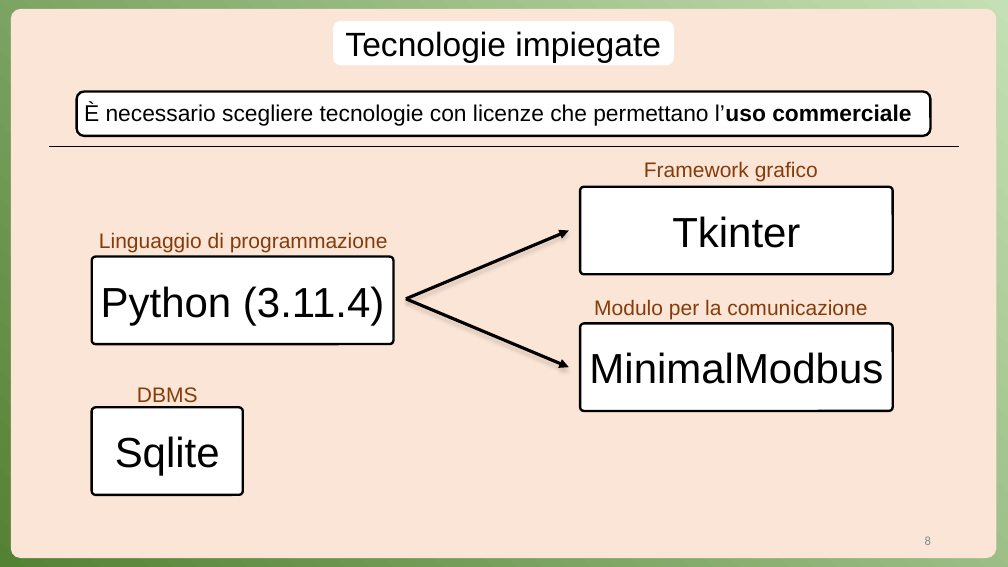
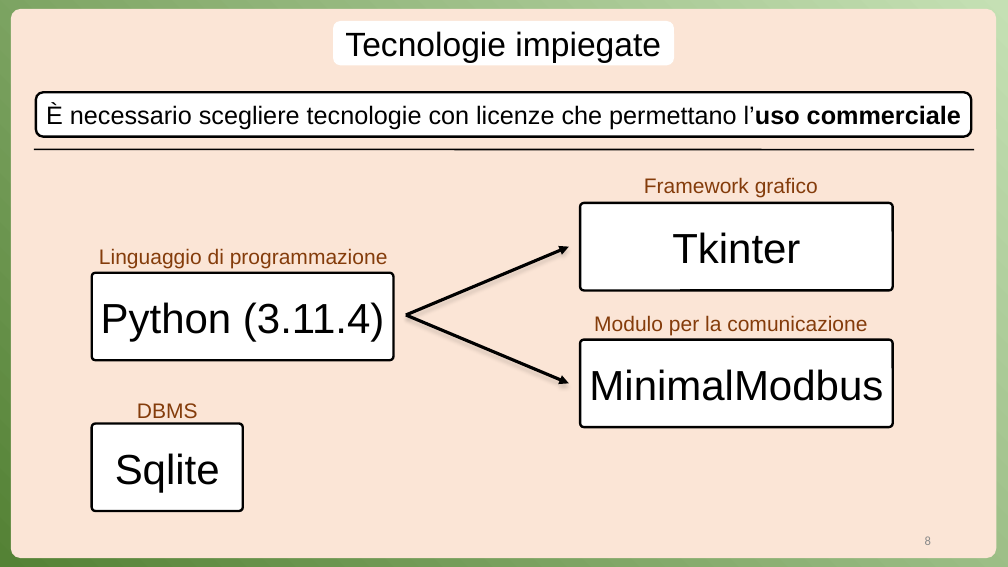
Before and after one commit to Anrighe/Tesi-Laurea-Triennale-Informatica-Unimore, a slide deck: slide 8 of Presentazione_Tesi_Triennale_Informatica_Unimore_2022_2023_Enrico_Marras_152336_v2.pptx. Drawn at 1008x567 pixels with LibreOffice and Linux fonts; fonts in the diff are those of the drawing. Boxes give left, top, right and bottom in pixels: in the first picture for what was removed or moved away, otherwise in the second. Text is boxed around its words. In the diff, an @@ line names an element or a change of style, - is before the commit and + after.

```diff
--- a/Presentazione_Tesi_Triennale_Informatica_Unimore_2022_2023_Enrico_Marras_152336_v2.pptx
+++ b/Presentazione_Tesi_Triennale_Informatica_Unimore_2022_2023_Enrico_Marras_152336_v2.pptx
@@ rounded rectangle "È necessario scegliere tecnologie con ...": place and size @@
-rounded rectangle "È necessario scegliere tecnologie con ..." at (84,103,911,126)
+rounded rectangle "È necessario scegliere tecnologie con ..." at (36,92,971,137)
@@ rounded rectangle "È necessario scegliere tecnologie con ..." at (36,92,971,137): size 21.7 to 24 pt; line spacing 0.8 to 1; less space between paragraphs; vertical alignment top to middle; fill none to #FFFFFF; outline none to #000000 2.25 pt @@
@@ rounded rectangle removed at (76,91,930,136) @@
@@ line moved from (49, 147) - (959, 147) to (34, 150) - (975, 150) @@
@@ 4 rounded rectangles, 4 texts, 2 arrows: place and size @@
-4 rounded rectangles, 4 texts, 2 arrows at (91,161,893,495)
+4 rounded rectangles, 4 texts, 2 arrows at (91,177,893,511)
```
Also in this commit, not shown: 2 other slides changed.
